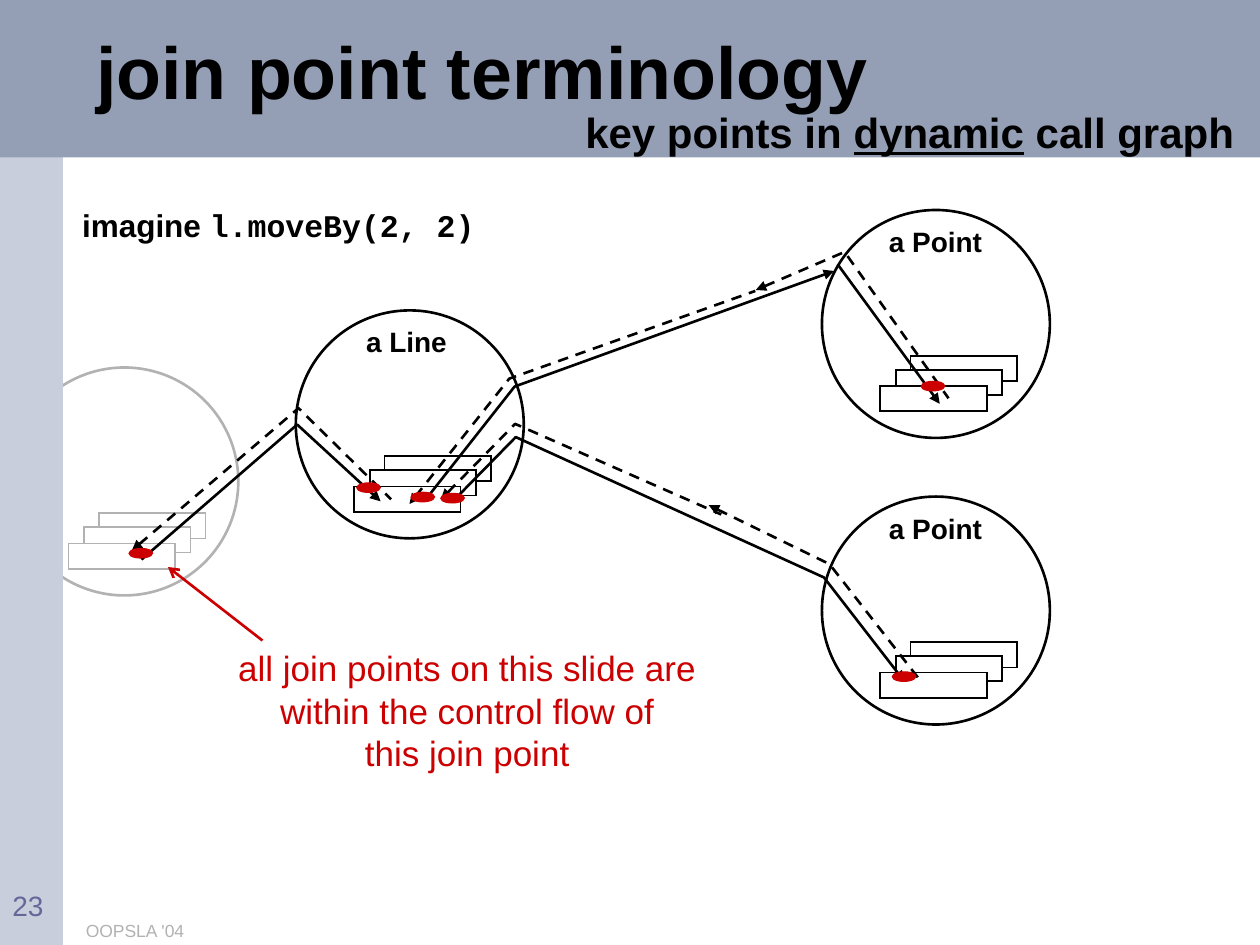
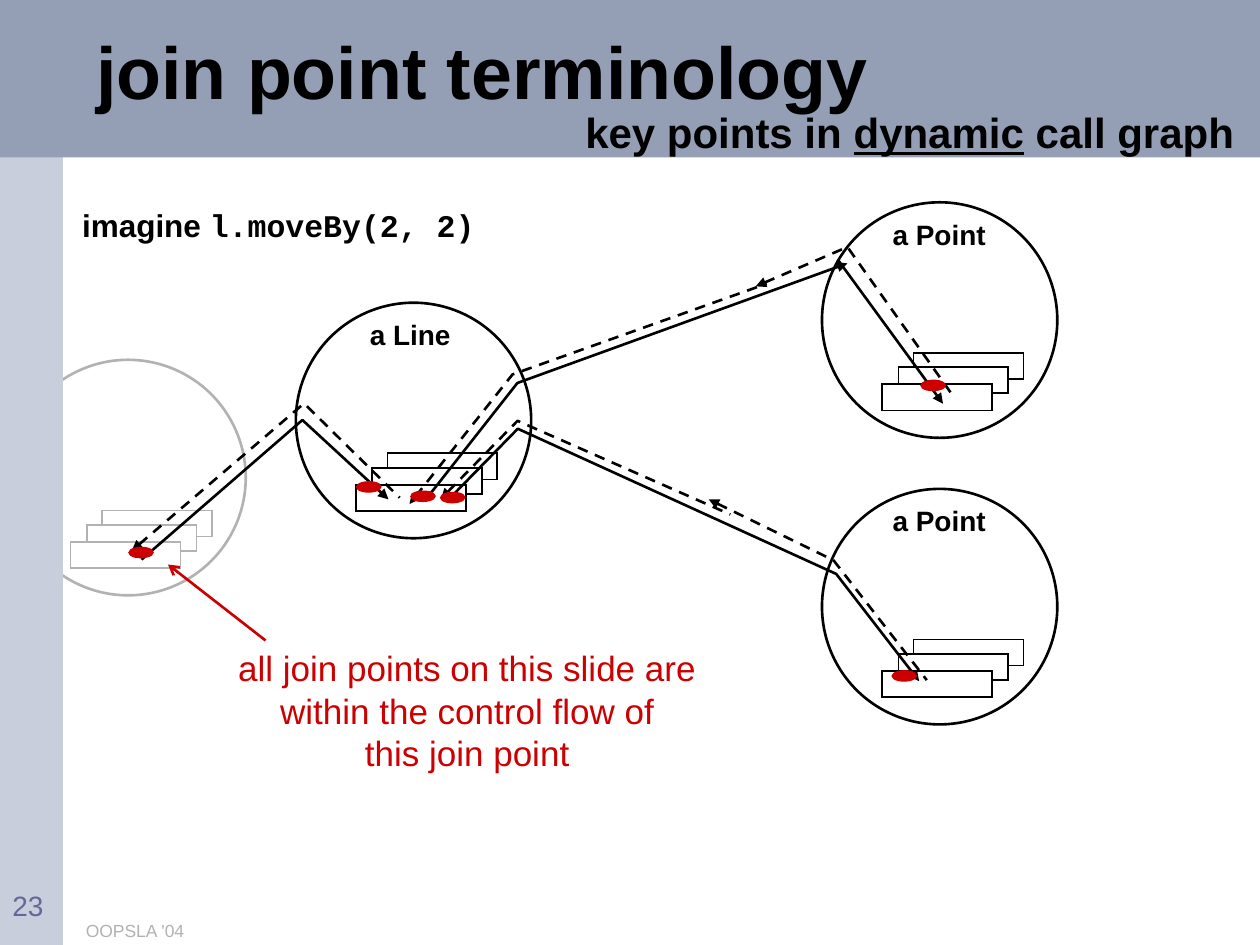
Before and after one commit to eclipse-aspectj/aspectj, a slide deck: slide 23 of docs/teaching/tutorial.ppt. Drawn at 1260x945 pixels with LibreOffice and Linux fonts; fonts in the diff are those of the drawing. Boxes give left, top, right and bottom in pixels: in the first picture for what was removed or moved away, otherwise in the second. Text is boxed around its words. In the diff, an @@ line names an element or a change of style, - is before the commit and + after.

```diff
--- a/docs/teaching/tutorial.ppt
+++ b/docs/teaching/tutorial.ppt
@@ ellipse: place and size @@
-ellipse at (822,210,1050,438)
+ellipse at (822,203,1057,438)
@@ text "a Point": place and size @@
-text "a Point" at (889,231,982,253)
+text "a Point" at (893,224,986,246)
@@ freeform shape: place and size @@
-freeform shape at (431,271,834,494)
+freeform shape at (431,263,848,494)
@@ freeform shape: place and size @@
-freeform shape at (756,252,949,398)
+freeform shape at (756,247,955,398)
@@ freeform shape: place and size @@
-freeform shape at (838,265,940,404)
+freeform shape at (838,260,944,404)
@@ freeform shape: place and size @@
-freeform shape at (410,291,755,504)
+freeform shape at (410,284,767,504)
@@ ellipse: place and size @@
-ellipse at (296,310,524,538)
+ellipse at (296,302,532,538)
@@ text "a Line": place and size @@
-text "a Line" at (366,331,446,353)
+text "a Line" at (370,324,450,346)
@@ ellipse: place and size @@
-ellipse at (10,368,238,596)
+ellipse at (10,360,246,596)
@@ rectangle: place and size @@
-rectangle at (881,386,988,411)
+rectangle at (882,384,992,411)
@@ rectangle: place and size @@
-rectangle at (896,369,1002,394)
+rectangle at (898,368,1008,394)
@@ freeform shape: place and size @@
-freeform shape at (132,408,392,551)
+freeform shape at (132,403,401,551)
@@ freeform shape: place and size @@
-freeform shape at (141,425,381,559)
+freeform shape at (141,420,388,559)
@@ freeform shape: place and size @@
-freeform shape at (441,423,721,514)
+freeform shape at (441,421,731,514)
@@ freeform shape: place and size @@
-freeform shape at (452,437,903,682)
+freeform shape at (452,428,919,680)
@@ 3 rectangles: place and size @@
-3 rectangles at (100,470,988,698)
+3 rectangles at (102,467,992,697)
@@ 4 rectangles: place and size @@
-4 rectangles at (68,355,1018,568)
+4 rectangles at (71,353,1023,568)
@@ freeform shape: place and size @@
-freeform shape at (709,505,921,680)
+freeform shape at (709,499,927,679)
@@ ellipse: place and size @@
-ellipse at (822,496,1050,724)
+ellipse at (822,489,1057,724)
@@ text "a Point": place and size @@
-text "a Point" at (889,518,982,540)
+text "a Point" at (893,510,986,532)
@@ rectangle: place and size @@
-rectangle at (84,527,190,552)
+rectangle at (87,525,197,552)
@@ arrow moved from (262, 640) - (168, 567) to (266, 640) - (168, 564) @@
@@ rectangle: place and size @@
-rectangle at (896,656,1002,682)
+rectangle at (898,654,1008,680)
@@ rectangle: place and size @@
-rectangle at (911,643,1018,668)
+rectangle at (914,640,1023,667)
```
Also in this commit, not shown: 6 other slides changed.
